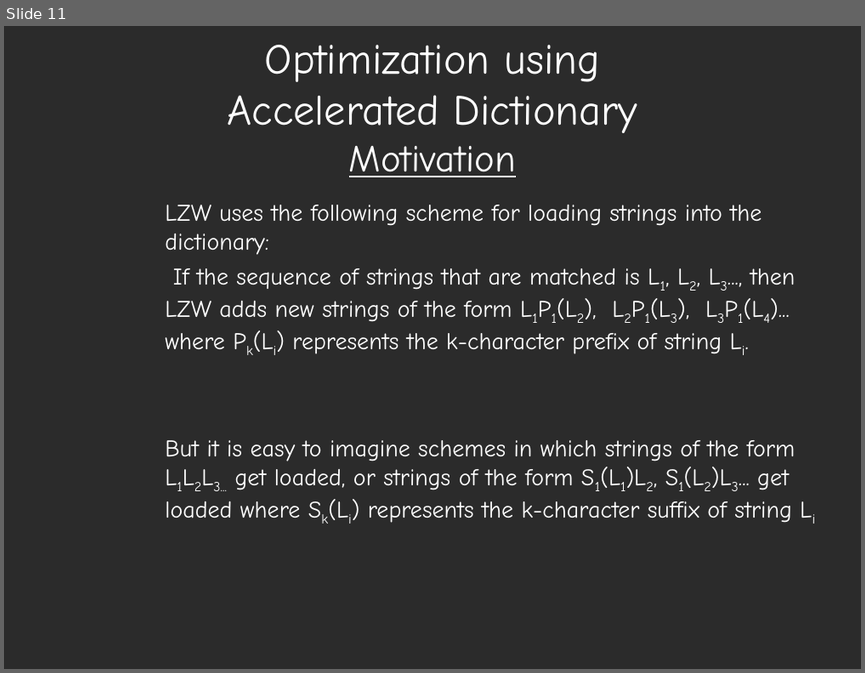
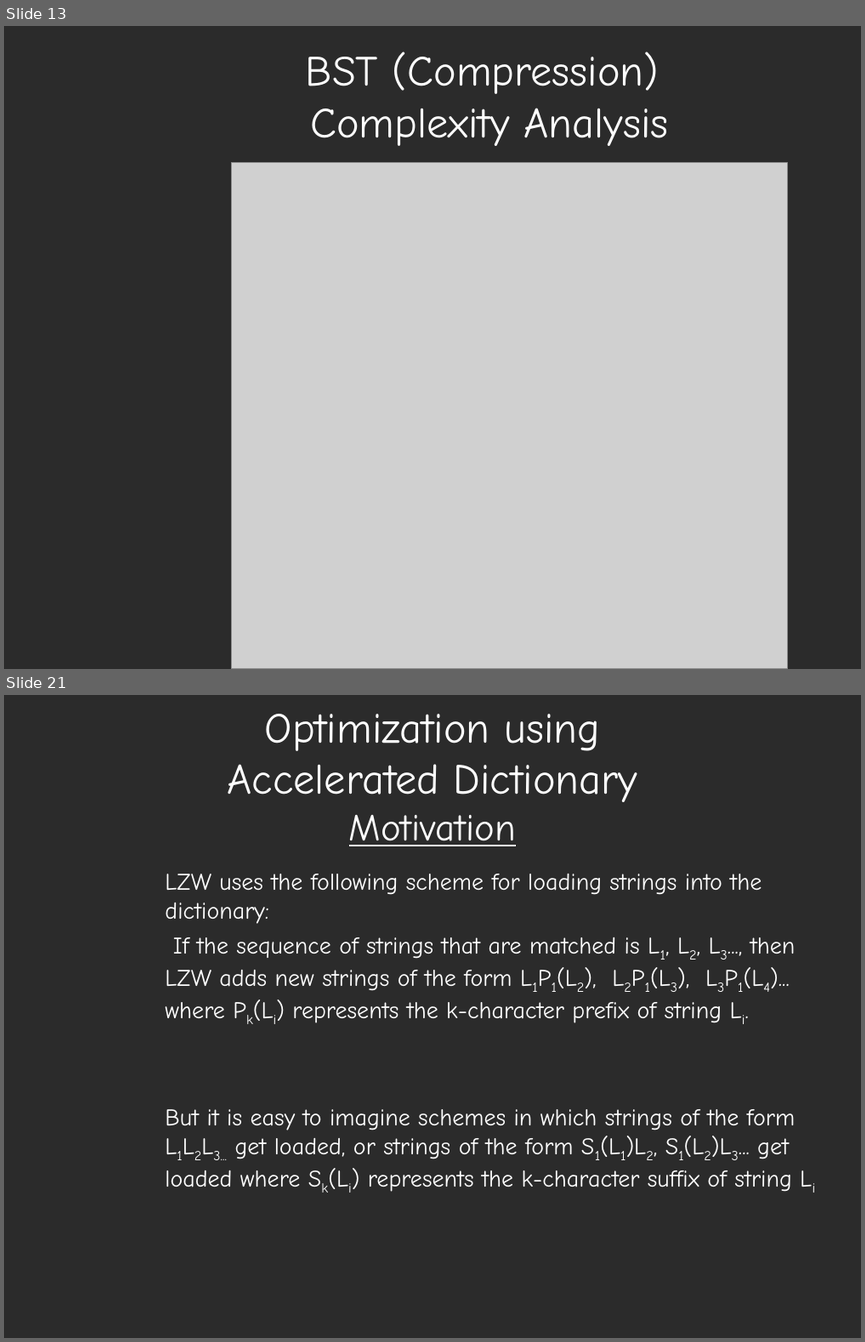
Before and after one commit to arushi-jain-27/LZW_Compression, a slide deck: LZW Presentation.ppt. Shown one above the other, each under a label of ours: slide 11 before the commit, slides 13 and 21 after it; the slides between them are not shown. The pictures are 865x673 and 865x1342 pixels, drawn with LibreOffice and Linux fonts; fonts in the diff are those of the drawing; grey boxes stand for pictures; background and template pictures are left out; a plain dark background stands for a picture behind light text. Boxes give left, top, right and bottom in pixels: in the first picture for what was removed or moved away, otherwise in the second. Text is boxed around its words. In the diff, an @@ line names an element or a change of style, - is before the commit and + after.

```diff
--- a/LZW Presentation.ppt
+++ b/LZW Presentation.ppt
@@ slide 13 added at [4,26,861,669], background picture (left out) @@
@@ title added at [306,52,668,146], 36 pt, text #FFFFFF @@
+BST (Compression)
+Complexity Analysis
@@ picture added at [232,162,787,669] @@
@@ what was slide 11 is now slide 21 @@
```
Also in this commit, not shown: 5 slides changed, 10 other slides added.
